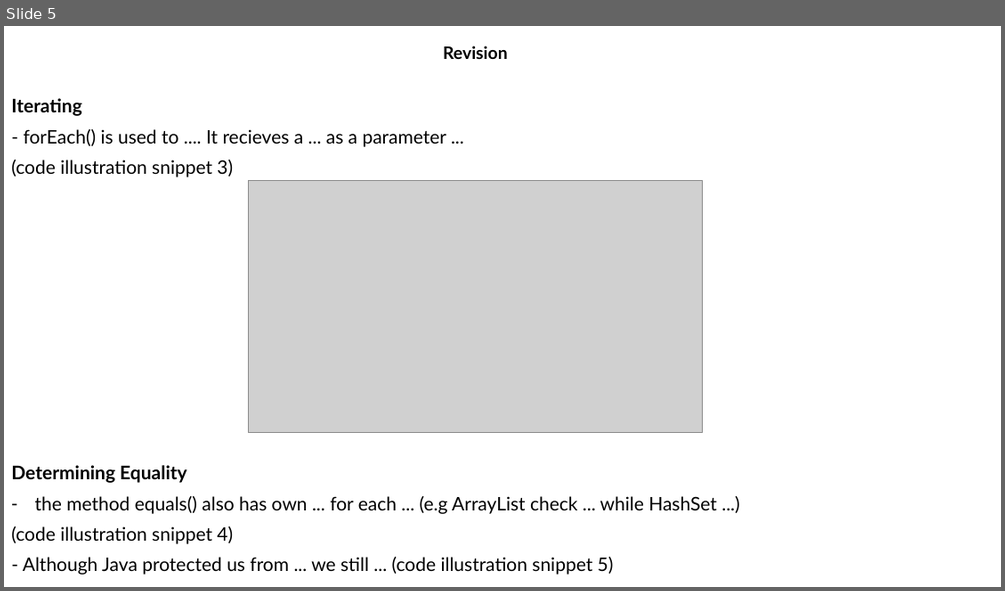
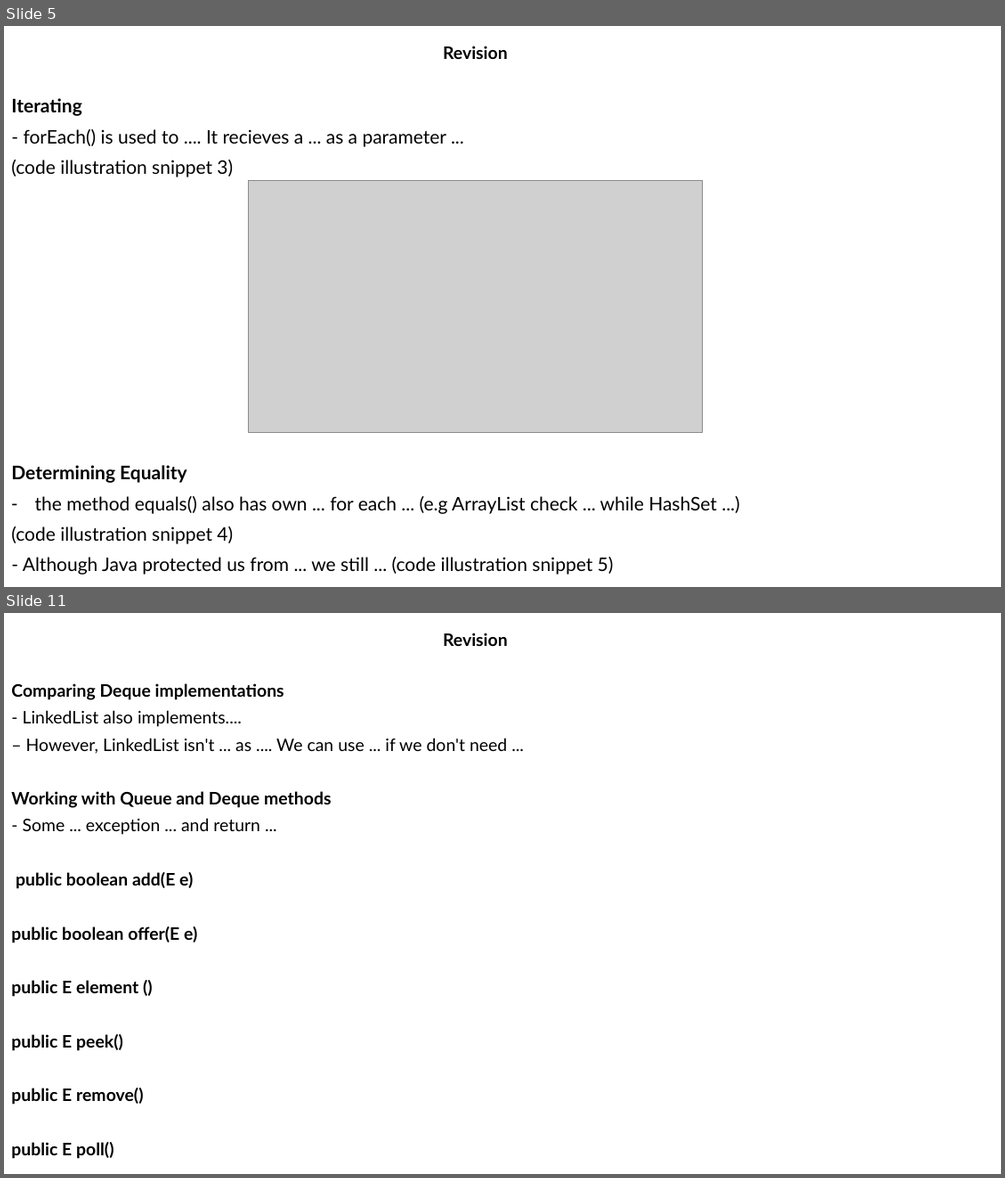
Before and after one commit to MaiDinhVinh/CS-Java, a slide deck: OCP17/Chapter 9 - Collections and Generics.pptx. Shown one above the other, each under a label of ours: slide 5 before the commit, slides 5 and 11 after it; the slides between them are not shown. The pictures are 1005x591 and 1005x1178 pixels, drawn with LibreOffice and Linux fonts; fonts in the diff are those of the drawing; grey boxes stand for pictures. Boxes give left, top, right and bottom in pixels: in the first picture for what was removed or moved away, otherwise in the second. Text is boxed around its words. In the diff, an @@ line names an element or a change of style, - is before the commit and + after.

```diff
--- a/OCP17/Chapter 9 - Collections and Generics.pptx
+++ b/OCP17/Chapter 9 - Collections and Generics.pptx
@@ slide 11 added at [4, 613, 1001, 1174], background #FFFFFF @@
@@ subtitle added at [443, 633, 508, 646], 16.6 pt, text #000000, bold @@
+Revision
@@ text added at [11, 683, 507, 1159], 16.6 pt, text #000000, bold @@
+Comparing Deque implementations
+- LinkedList also implements....
+– However, LinkedList isn't ... as .... We can use ... if we don't need ...
+Working with Queue and Deque methods
+- Some ... exception ... and return ...
+public boolean add(E e)
+public boolean offer(E e)
+public E element ()
+public E peek()
+public E remove()
+public E poll()
```
Also in this commit, not shown: 1 slide changed, 16 other slides added.
